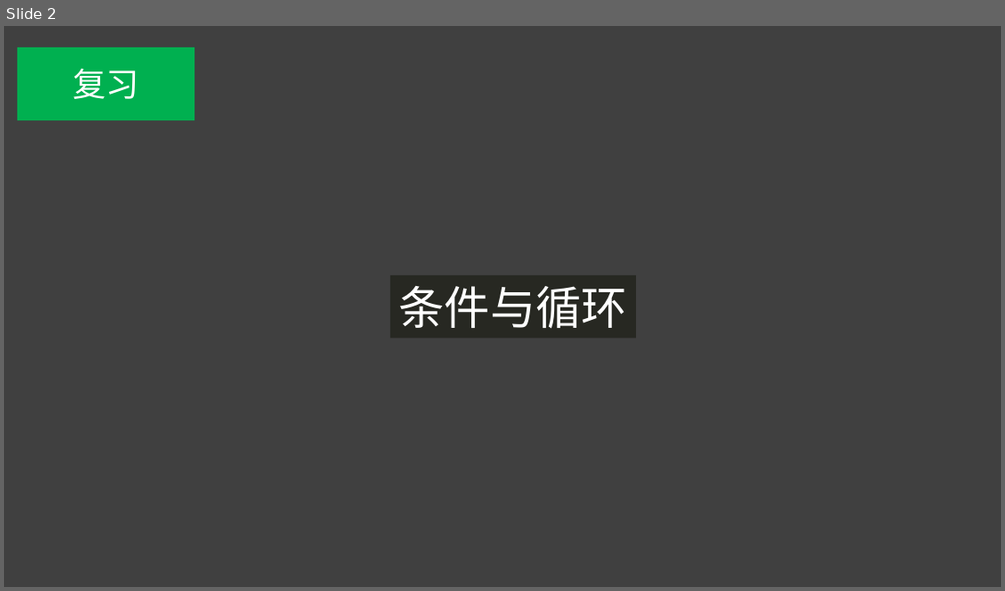
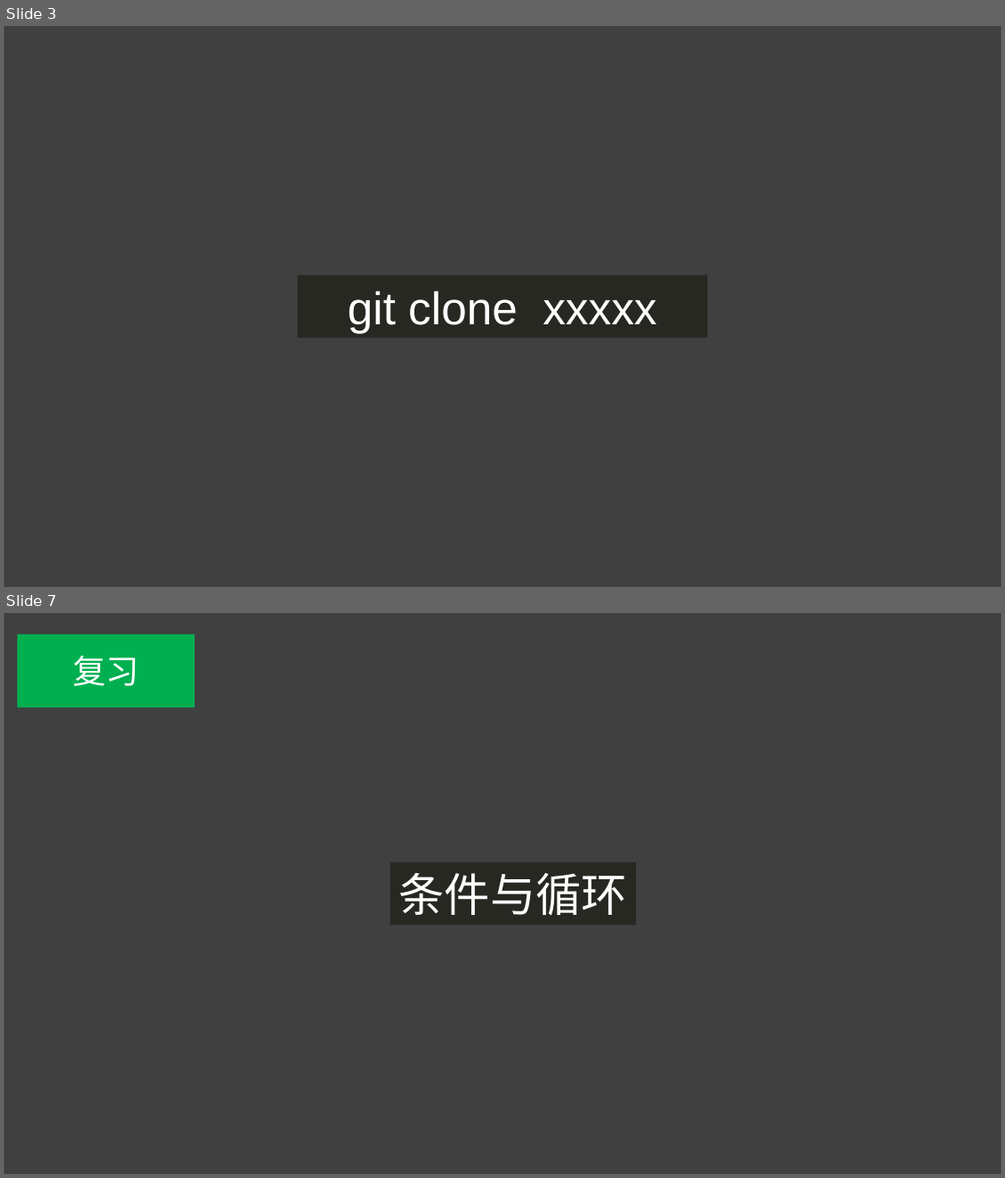
Before and after one commit to youngcubingprogramer/qiyuPython, a slide deck: class2/第二课 .pptx. Shown one above the other, each under a label of ours: slide 2 before the commit, slides 3 and 7 after it; the slides between them are not shown. The pictures are 1005x591 and 1005x1178 pixels, drawn with LibreOffice and Linux fonts; fonts in the diff are those of the drawing. Boxes give left, top, right and bottom in pixels: in the first picture for what was removed or moved away, otherwise in the second. Text is boxed around its words. In the diff, an @@ line names an element or a change of style, - is before the commit and + after.

```diff
--- a/class2/第二课 .pptx
+++ b/class2/第二课 .pptx
@@ slide 3 added at <box>4,26,1001,587</box>, background #404040 @@
@@ rectangle added at <box>298,275,708,338</box>, fill #272822, 44 pt, text #FFFFFF @@
+git clone xxxxx
@@ what was slide 2 is now slide 7 @@
```
Also in this commit, not shown: 1 slide changed, 4 other slides added.
